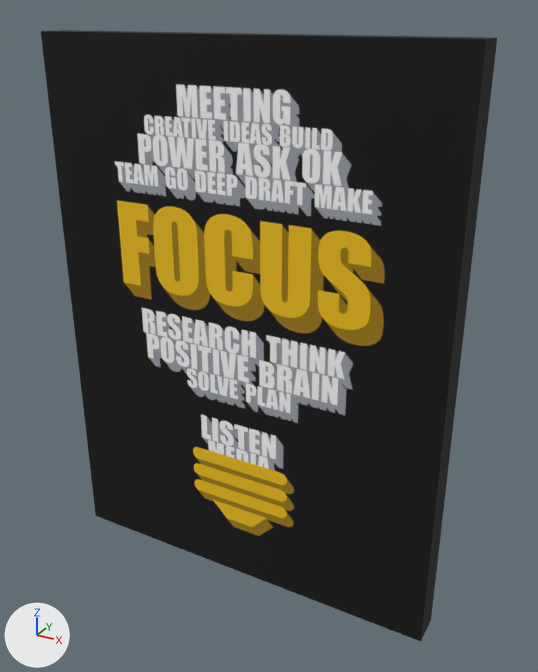
One commit to the glTF model public/ar/deep-work/s.glb: the scene before it, then after it.
Camera for both pictures: a 50 mm lens placed at (0.372, -0.64, 0.321), pointed at (0.022, -0.004, 0.003). Every picture has the same lights, and +X, +Y and +Z are marked at lower left. The picture after the commit comes second. Vertices at exactly the same position are counted once.

Objects in the first picture: 'DeepWork'.
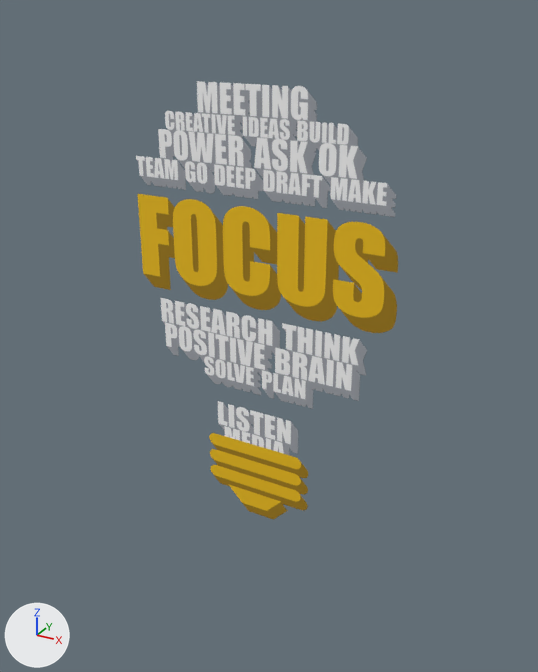
The change, as a list of edits to the scene's bpy script:
```text
Change mat_artwork:
    add n3 = _N.new('ShaderNodeMath'); n3.name = 'Math'
    add n3.operation = 'SUBTRACT'
    add n3.inputs[0].default_value = 1.0  # 'Value'
    add n4 = _N.new('ShaderNodeMath'); n4.name = 'Math.001'
    add n4.operation = 'LESS_THAN'
    where n0 = _N.new('ShaderNodeBsdfPrincipled'); n0.name = 'Principled BSDF'
    where n2 = _N.new('ShaderNodeTexImage'); n2.name = 'Image Texture'
    add _L.new(n3.outputs[0], n0.inputs[4])  # 'Value' to 'Alpha'
    add _L.new(n4.outputs[0], n3.inputs[1])  # 'Value' to 'Value'
    add _L.new(n2.outputs[1], n4.inputs[0])  # 'Alpha' to 'Value'
Change me_deepwork:
    used by ob_deepwork; location = (0.0, 0.0, 0.0)
    remove me_deepwork.from_pydata(...)  # 8 vertices, 12 faces; spans x -0.225..0.225, y -0.035..0.0, z -0.3..0.3
    add me_deepwork.from_pydata(...)  # 4 vertices, 2 faces; spans x -0.225..0.225, y 0.0, z -0.3..0.3
    me_deepwork part 1
    4 vertices are removed from x -0.225..0.225, y -0.035, z -0.3..0.3
    12 faces are deleted
    2 new faces join them
```

Changed parts and their boxes [x1, y1, x2, y2] in the pictures (538 x 672 px):
'DeepWork', surface changed, reshaped
    before: [41, 30, 497, 642]
    after: [136, 81, 398, 520]
